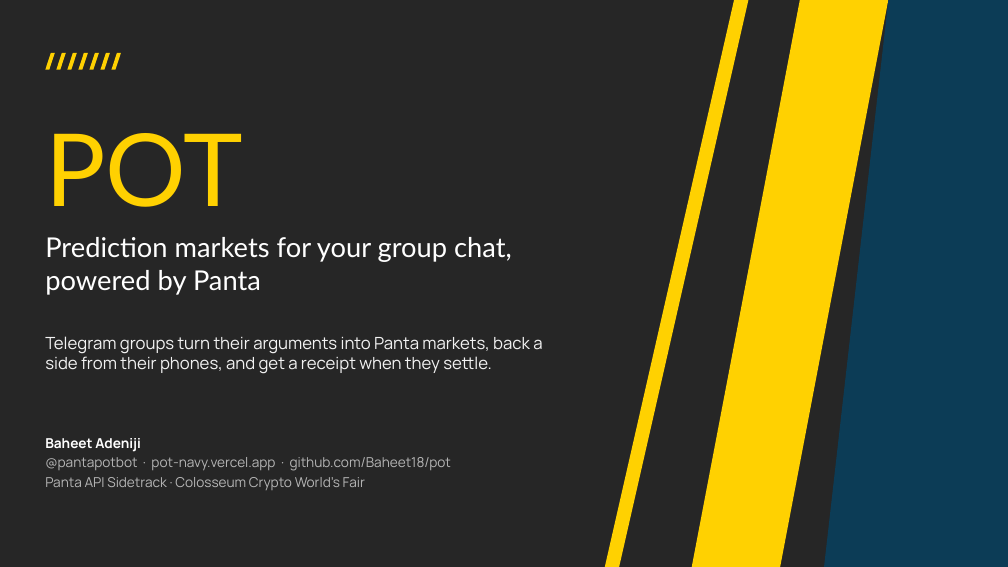
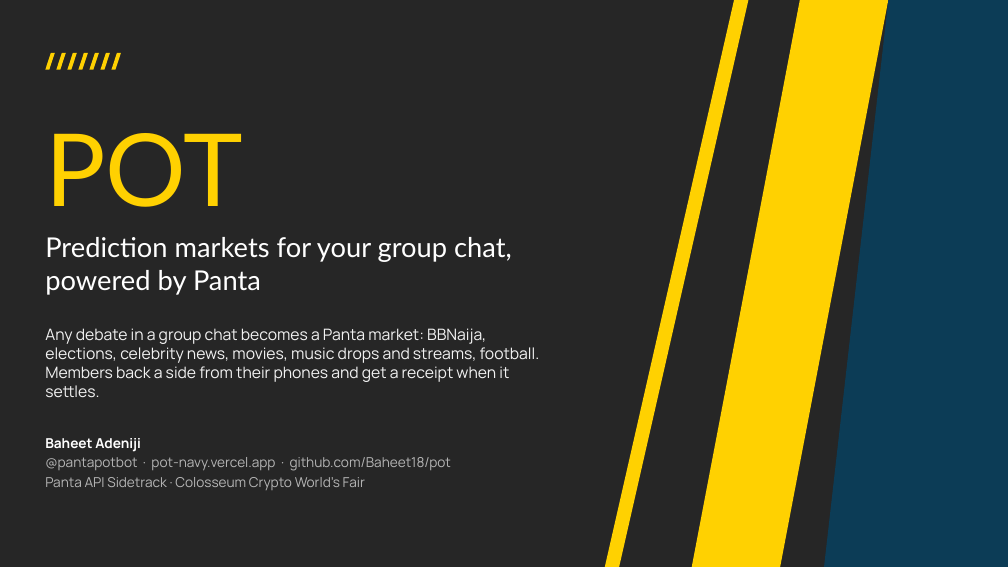
Before and after one commit to Baheet18/pot, a slide deck: slide 1 of submission/pot-pitch-deck.pptx. Drawn at 1008x567 pixels with LibreOffice and Linux fonts; fonts in the diff are those of the drawing. Boxes give left, top, right and bottom in pixels: in the first picture for what was removed or moved away, otherwise in the second. Text is boxed around its words. In the diff, an @@ line names an element or a change of style, - is before the commit and + after.

```diff
--- a/submission/pot-pitch-deck.pptx
+++ b/submission/pot-pitch-deck.pptx
@@ text at <box>45,328,540,398</box>: text changed; size 16 to 15 pt @@
-Telegram groups turn their arguments into Panta markets, back a side from their phones, and get a receipt when they settle.
+Any debate in a group chat becomes a Panta market: BBNaija, elections, celebrity news, movies, music drops and streams, football. Members back a side from their phones and get a receipt when it settles.
```
Also in this commit, not shown: 4 other slides changed, 8 other files.
